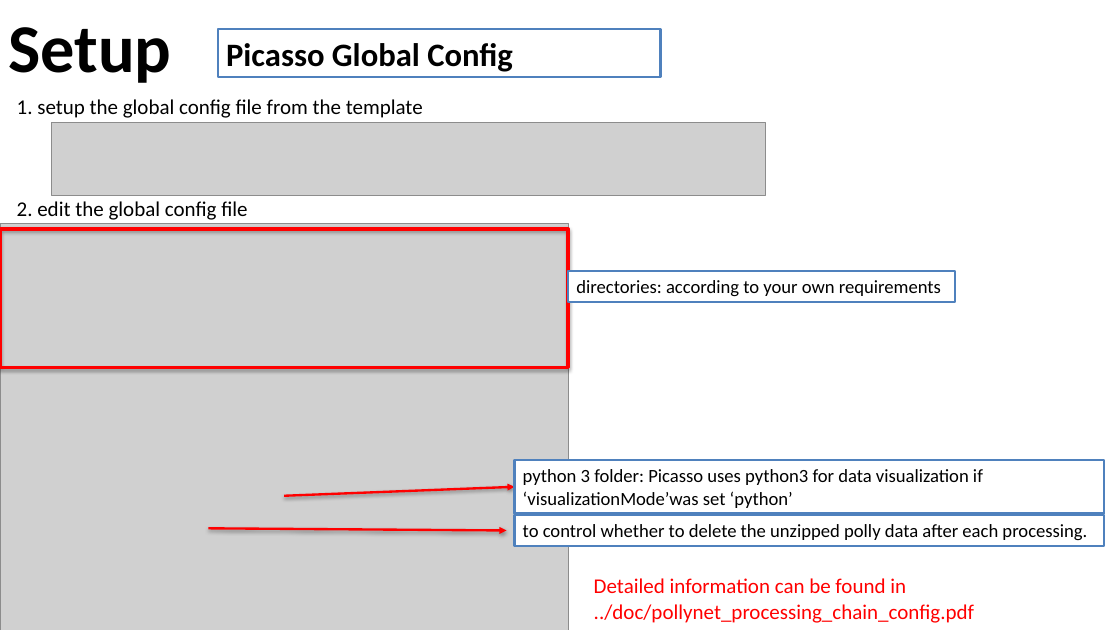
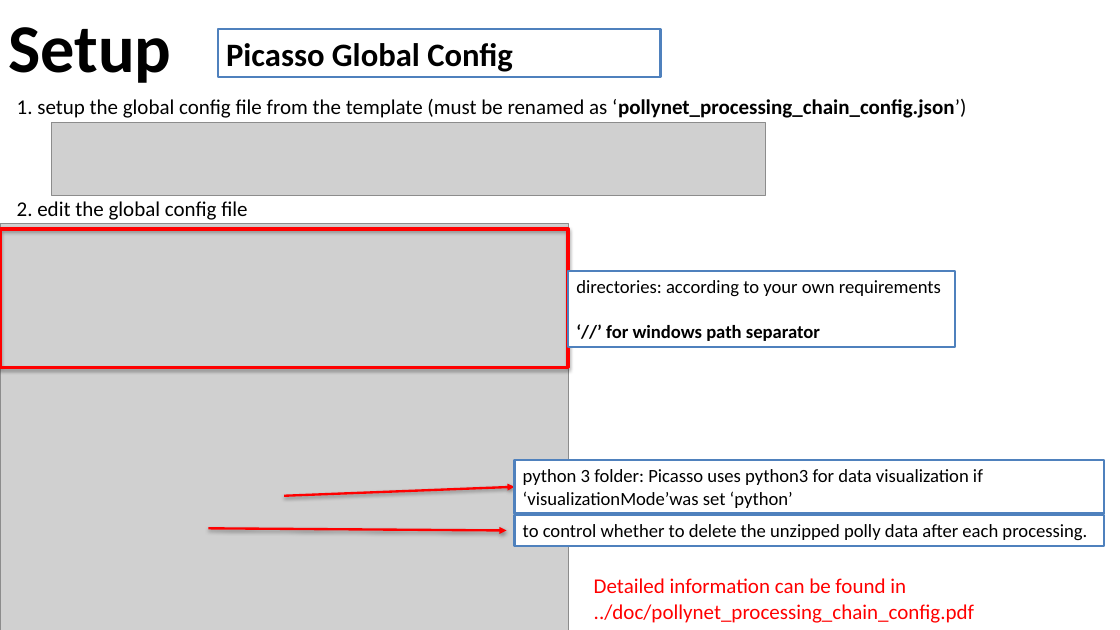
Before and after one commit to PollyNET/Pollynet_Processing_Chain, a slide deck: slide 9 of doc/Pollynet_Processing_Chain.pptx. Drawn at 1120x630 pixels with LibreOffice and Linux fonts; fonts in the diff are those of the drawing; grey boxes stand for pictures; background and template pictures are left out. Boxes give left, top, right and bottom in pixels: in the first picture for what was removed or moved away, otherwise in the second. Text is boxed around its words. In the diff, an @@ line names an element or a change of style, - is before the commit and + after.

```diff
--- a/doc/Pollynet_Processing_Chain.pptx
+++ b/doc/Pollynet_Processing_Chain.pptx
@@ text at box(17, 99, 966, 118): text changed @@
-1. setup the global config file from the template
+1. setup the global config file from the template (must be renamed as ‘pollynet_processing_chain_config.json’)
@@ rectangle "directories: according to your own ...": place and size @@
-rectangle "directories: according to your own ..." at box(568, 271, 955, 302)
+rectangle "directories: according to your own ..." at box(568, 271, 955, 348)
@@ text in rectangle at box(606, 325, 820, 341): paragraph added @@
+‘//’ for windows path separator
```
Also in this commit, not shown: 37 other files.
